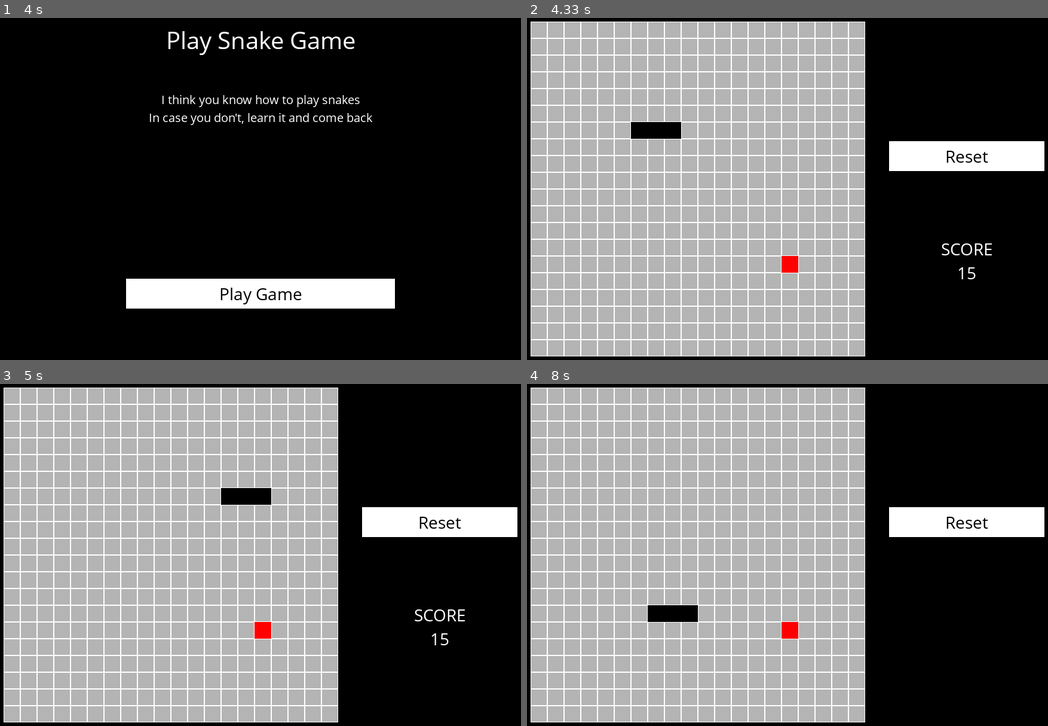
Above: before the commit, frames 1-4 (two rows, left to right).
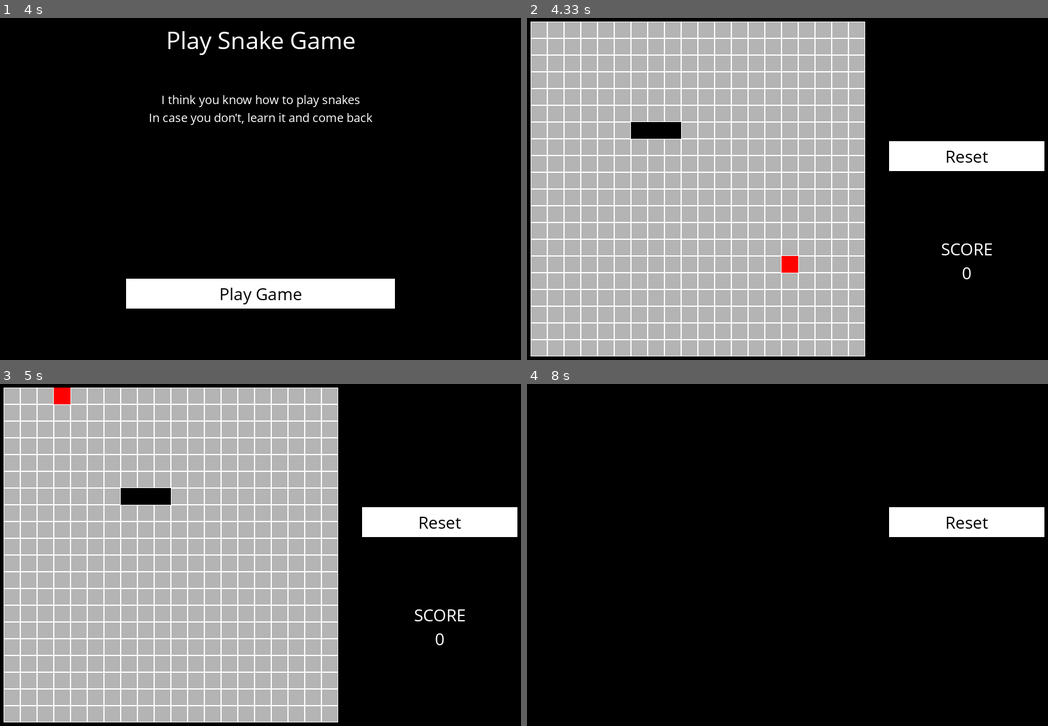
Above: after the commit, the same moments.

Repository: basilmt/snake-python-pygame
Game: pygame game, started from runner.py
Two runs of this game, one before a commit and one after it. Both use one fixed random seed, a clock stepped at 60 frames per second and the inputs below.
Inputs (mouse positions are in pixels of both pictures, inside the frame that each line leads up to):
- Up to frame 1 (4 s): tap Enter at 0.33 s; press the mouse at (260, 295) at 3.58 s; move the mouse to (208, 185) at 3.68 s; release the mouse at (156, 79) at 3.82 s
- Up to frame 2 (4.33 s): no input
- Up to frame 3 (5 s): press the mouse at (437, 520) at 4.48 s; move the mouse to (380, 486) at 4.58 s; release the mouse at (317, 448) at 4.72 s; hold Down from 4.92 s (still down)
- Up to frame 4 (8 s): release Down at 5.27 s; hold Left 5.3-5.7 s; hold Up 5.73-6.1 s; hold Right 6.13-6.77 s; hold Down 6.8-7.17 s; hold Left 7.2-7.67 s; press the mouse at (964, 520) at 7.73 s; move the mouse to (850, 592) at 7.83 s; release the mouse at (730, 661) at 7.97 s

Frame 1 is identical in both runs. In frame 2, less than 0.1% of the frame differs, in the area x 82-87%, y 72-77%; in frame 3, 1.3%; in frame 4, 62%, in the area x 0-65%, y 1-99%.

Commit message:
game over

Diff:
--- a/runner.py
+++ b/runner.py
@@ -35,7 +35,6 @@
 
 
 lost = False
-score = int(0)
 move = sn.RIGHT
 snake = sn.initialState()
 food = sn.getFood(snake)
@@ -45,8 +44,7 @@
 
 while True:
 
-    print(snake)
-    # Check if game quit
+    # Check if game quit and keystrokes
     for event in pygame.event.get():
         if event.type == pygame.QUIT:
             sys.exit()
@@ -64,7 +62,7 @@
             elif event.key == pygame.K_DOWN and move != sn.UP:
                 move = sn.DOWN
 
-            continue
+            break
 
 
     screen.fill(BLACK)
@@ -109,7 +107,32 @@
         pygame.display.flip()
         continue
 
-    snake, food, lost = sn.makeMove(move,snake,food)
+
+        # Reset button
+
+    resetButton = pygame.Rect(
+        (2 / 3) * width + BOARD_PADDING, (1 / 3) * height + 20,
+        (width / 3) - BOARD_PADDING * 2, 50
+    )
+    buttonText = mediumFont.render("Reset", True, BLACK)
+    buttonRect = buttonText.get_rect()
+    buttonRect.center = resetButton.center
+    pygame.draw.rect(screen, WHITE, resetButton)
+    screen.blit(buttonText, buttonRect)
+
+    left, _, _ = pygame.mouse.get_pressed()
+    if left == 1:
+        mouse = pygame.mouse.get_pos()
+        # Reset game state
+        if resetButton.collidepoint(mouse):
+            time.sleep(0.3)
+            lost = False
+            move = sn.RIGHT
+            snake = sn.initialState()
+            food = sn.getFood(snake)
+
+    if not lost:
+        snake, food, lost = sn.makeMove(move,snake,food)
 
     # Draw board
     cells = []
@@ -136,35 +159,14 @@
             row.append(rect)
         cells.append(row)
 
-    # Reset button
-    resetButton = pygame.Rect(
-        (2 / 3) * width + BOARD_PADDING, (1 / 3) * height + 20,
-        (width / 3) - BOARD_PADDING * 2, 50
-    )
-    buttonText = mediumFont.render("Reset", True, BLACK)
-    buttonRect = buttonText.get_rect()
-    buttonRect.center = resetButton.center
-    pygame.draw.rect(screen, WHITE, resetButton)
-    screen.blit(buttonText, buttonRect)
-
-    left, _, _ = pygame.mouse.get_pressed()
-    if left == 1:
-        mouse = pygame.mouse.get_pos()
-        # Reset game state
-        if resetButton.collidepoint(mouse):
-            time.sleep(0.3)
-            lost = False
-
-
     # Display Score
-
     text = "SCORE"
     text = mediumFont.render(text, True, WHITE)
     textRect = text.get_rect()
     textRect.center = ((5 / 6) * width, (2 / 3) * height)
     screen.blit(text, textRect)
 
-    text = str(len(snake)*5)
+    text = sn.getScore(snake)
     text = mediumFont.render(text, True, WHITE)
     textRect = text.get_rect()
     textRect.center = ((5 / 6) * width, (2 / 3) * height *1.1)
--- a/snake.py
+++ b/snake.py
@@ -38,10 +38,11 @@
             head[i] = HEIGHT
 
     lost = True if head in snake else False
-    snake.insert(0,head)
+    if not lost:
+        snake.insert(0,head)
     if food == head :
         food = getFood(snake)
-    else:
+    elif not lost:
         snake.pop()
 
     return snake, food, lost
@@ -56,3 +57,7 @@
         food = nf if nf not in snake else None
 
     return food
+
+def getScore(snake):
+    score = (len(snake) - len(initialState()))*5
+    return str(score)
